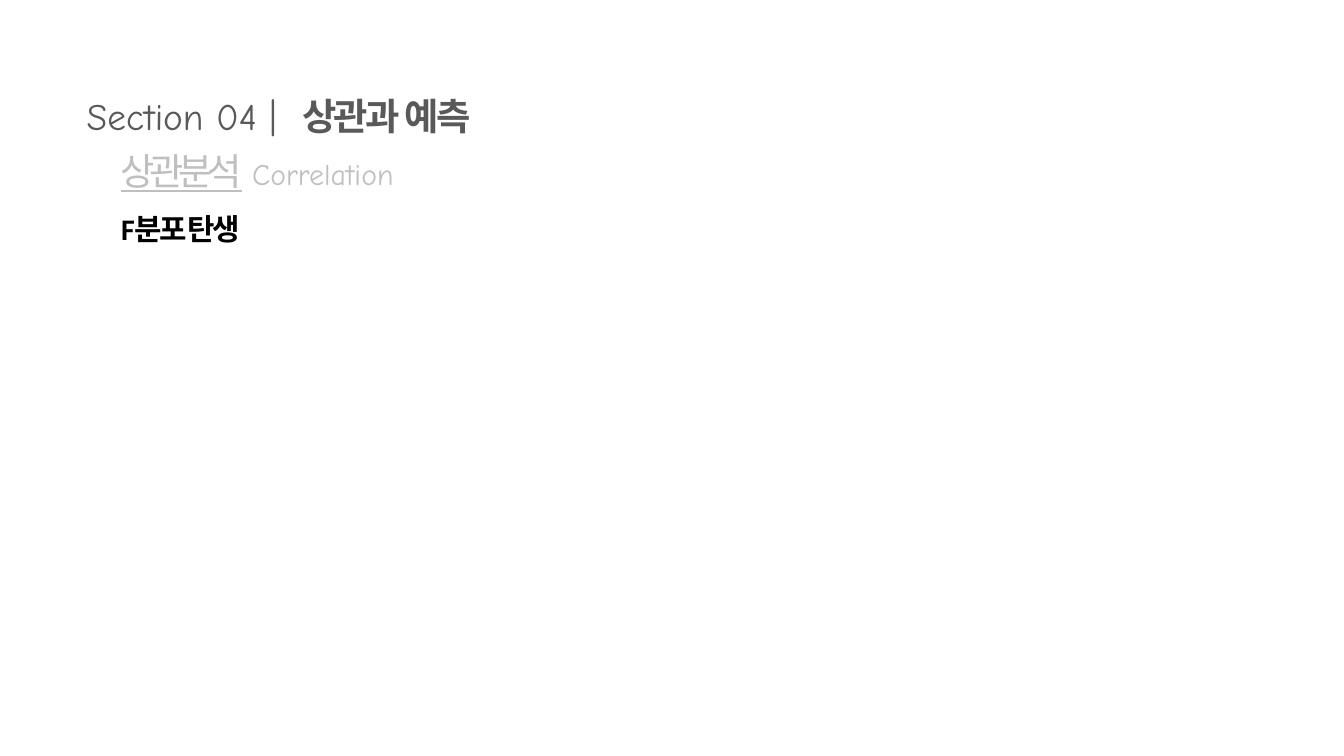
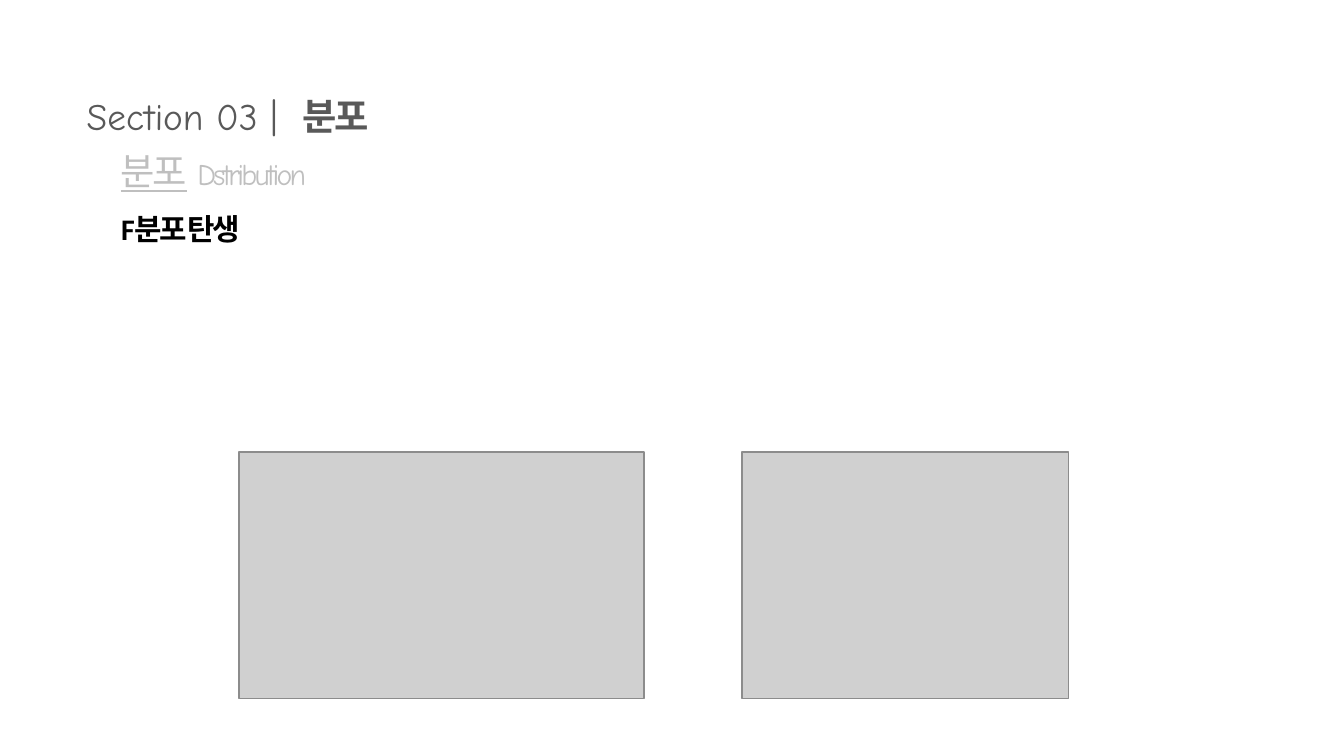
Before and after one commit to analysispark/obsidian_vault, a slide deck: slide 11 of 02_Area/Lecture_스포츠경기예측론/03_분포.pptx (slide 10 before the commit). Drawn at 1344x756 pixels with LibreOffice and Linux fonts; fonts in the diff are those of the drawing; grey boxes stand for pictures; background and template pictures are left out. Boxes give left, top, right and bottom in pixels: in the first picture for what was removed or moved away, otherwise in the second. Text is boxed around its words. In the diff, an @@ line names an element or a change of style, - is before the commit and + after.

```diff
--- a/02_Area/Lecture_스포츠경기예측론/03_분포.pptx
+++ b/02_Area/Lecture_스포츠경기예측론/03_분포.pptx
@@ text at [87, 100, 369, 133]: text changed @@
-Section 04 | 상관과 예측
+Section 03 | 분포
@@ text at [121, 155, 306, 192]: text changed @@
-상관분석 Correlation
+분포 Dstribution
@@ picture added at [239, 452, 644, 698] @@
@@ picture added at [742, 452, 1068, 698] @@
```
Also in this commit, not shown: 10 other slides changed, 3 slides added, 1 slide removed, 40 other files.
